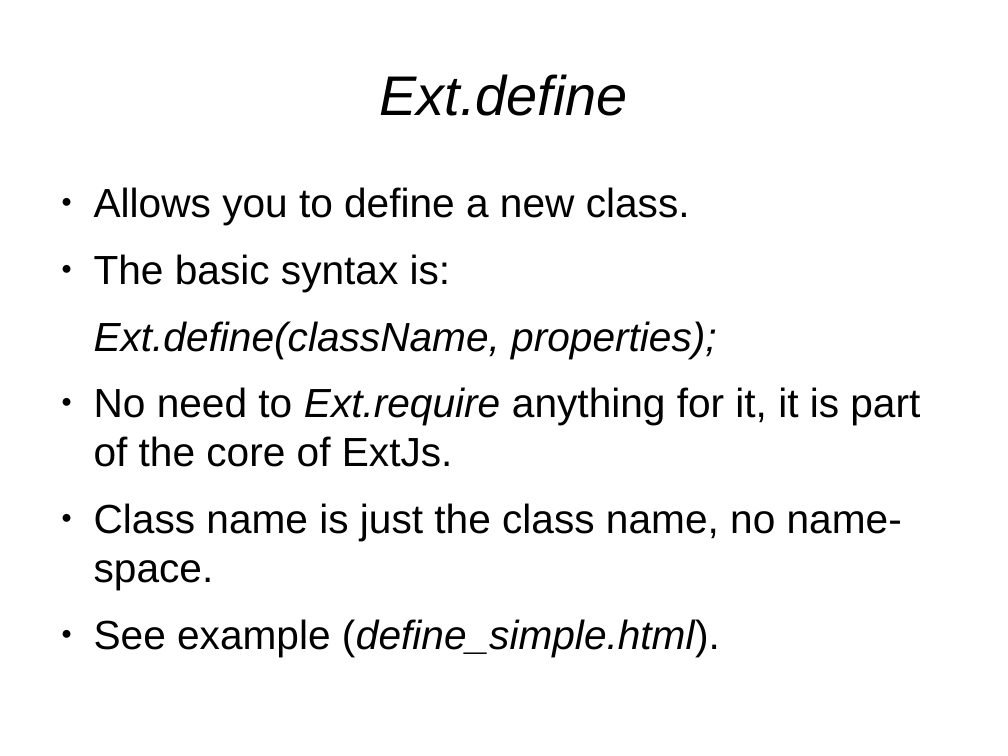
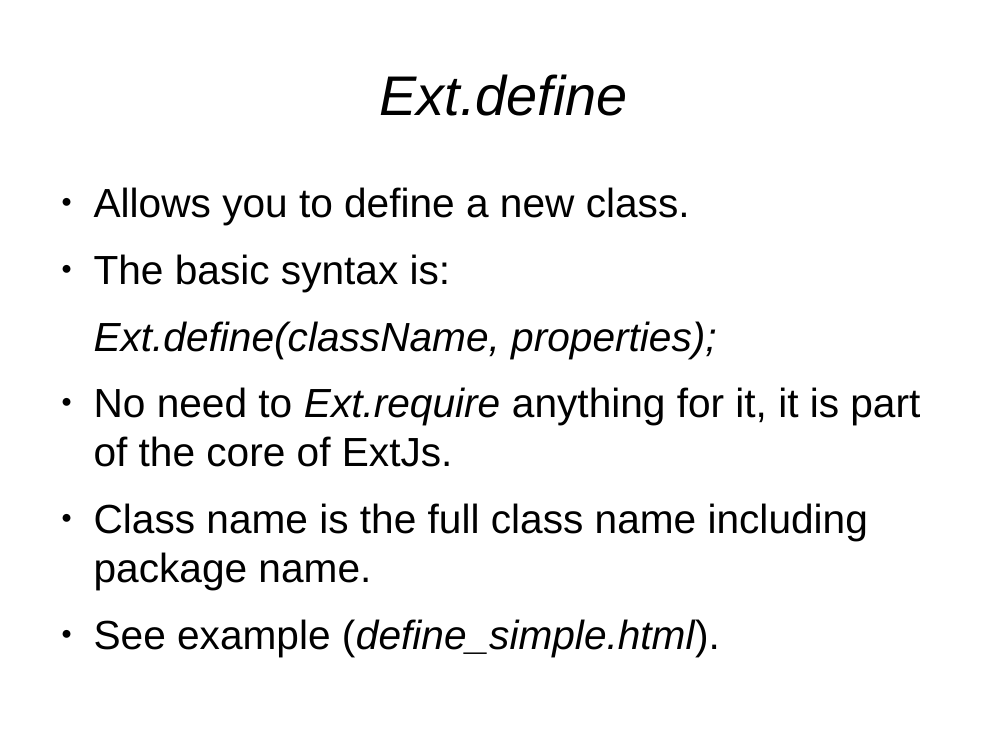
Before and after one commit to veltzer/demos, a slide deck: slide 7 of javascript/extjs/doc/extjs_oo.odp (slide 6 before the commit). Drawn at 1008x756 pixels with LibreOffice and Linux fonts; fonts in the diff are those of the drawing. Boxes give left, top, right and bottom in pixels: in the first picture for what was removed or moved away, otherwise in the second. Text is boxed around its words. In the diff, an @@ line names an element or a change of style, - is before the commit and + after.

```diff
--- a/javascript/extjs/doc/extjs_oo.odp
+++ b/javascript/extjs/doc/extjs_oo.odp
@@ text at box(94, 503, 868, 589): text changed @@
-● Class name is just the class name, no name-space.
+● Class name is the full class name including package name.
```
Also in this commit, not shown: 1 slide added, 3 other files.
